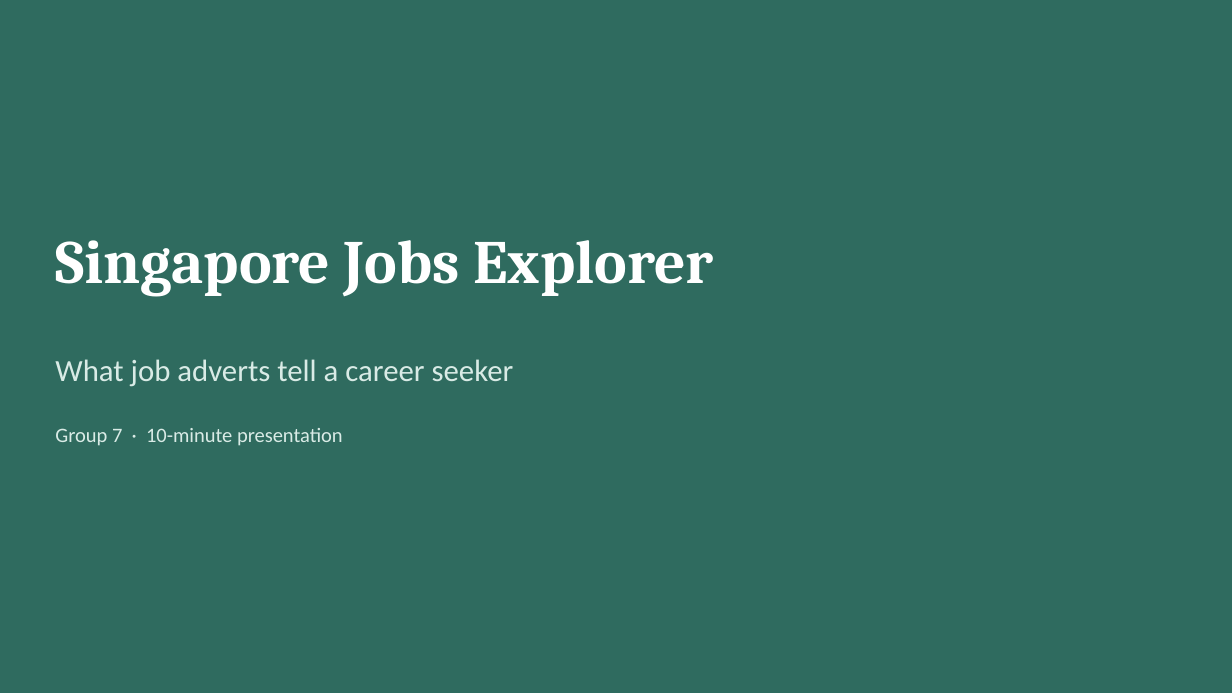
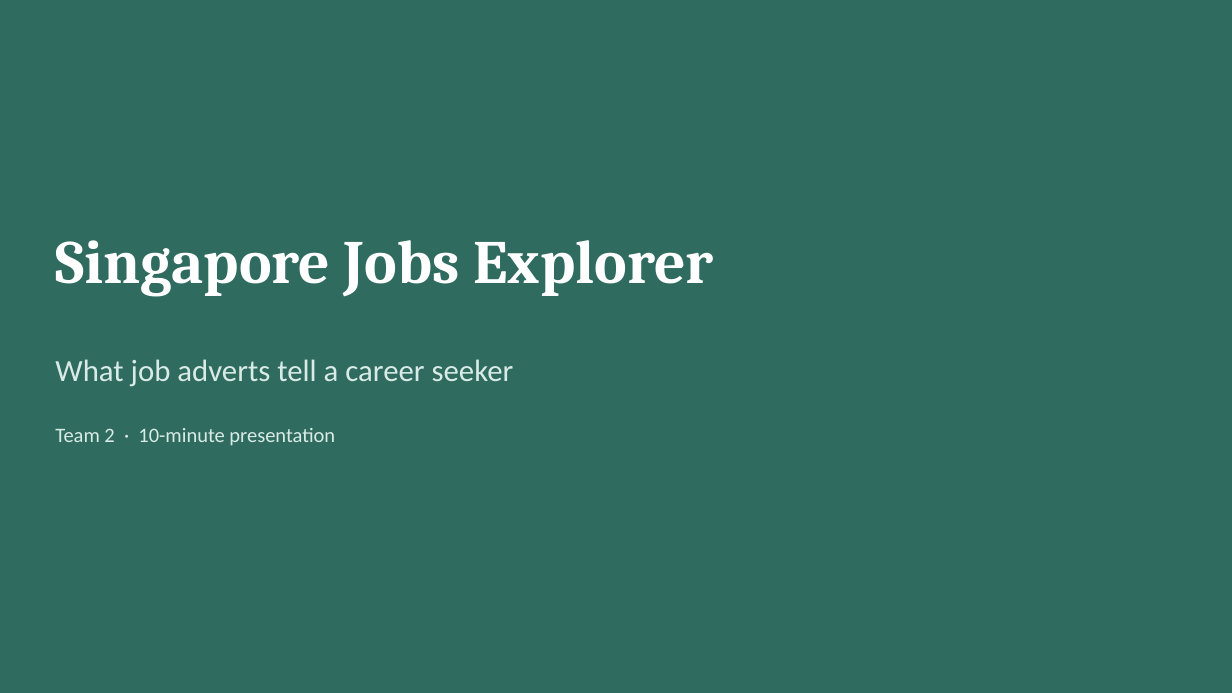
Before and after one commit to DongsunYeom/SCTP, a slide deck: slide 1 of project1/presentation/Singapore_Jobs_Explorer_Redesign.pptx. Drawn at 1232x693 pixels with LibreOffice and Linux fonts; fonts in the diff are those of the drawing. Boxes give left, top, right and bottom in pixels: in the first picture for what was removed or moved away, otherwise in the second. Text is boxed around its words. In the diff, an @@ line names an element or a change of style, - is before the commit and + after.

Commit message:
change team 2

```diff
--- a/project1/presentation/Singapore_Jobs_Explorer_Redesign.pptx
+++ b/project1/presentation/Singapore_Jobs_Explorer_Redesign.pptx
@@ text at <box>55,428,335,446</box>: text changed @@
-Group 7 · 10-minute presentation
+Team 2 · 10-minute presentation
```
Also in this commit, not shown: 5 other files.
